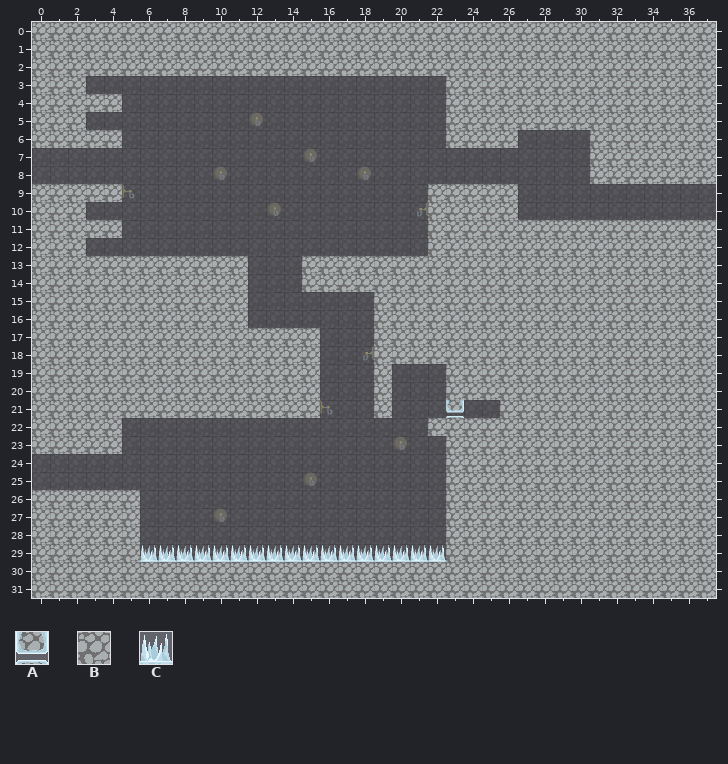
Two versions of a level (Tiled map, TiledMaps/room3-3.tmx). Above is the file before it was changed.
Cells are 32x32 px. Shown: x 0..37, y 0..31.
Key: from "tilemap": A 7, B 10, C 51.
_ is an empty cell.
Layers that did not change in this view are not listed.
Layer "foreground" before, first column x 0:
 0 BBBBBBBBBBBBBBBBBBBBBBBBBBBBBBBBBBBBBB
 1 BBBBBBBBBBBBBBBBBBBBBBBBBBBBBBBBBBBBBB
 2 BBBBBBBBBBBBBBBBBBBBBBBBBBBBBBBBBBBBBB
 3 BBB____________________BBBBBBBBBBBBBBB
 4 BBBBB__________________BBBBBBBBBBBBBBB
 5 BBB____________________BBBBBBBBBBBBBBB
 6 BBBBB__________________BBBB____BBBBBBB
 7 _______________________________BBBBBBB
 8 _______________________________BBBBBBB
 9 BBBBB_________________BBBBB___________
10 BBB___________________BBBBB___________
11 BBBBB_________________BBBBBBBBBBBBBBBB
12 BBB___________________BBBBBBBBBBBBBBBB
13 BBBBBBBBBBBB___BBBBBBBBBBBBBBBBBBBBBBB
14 BBBBBBBBBBBB___BBBBBBBBBBBBBBBBBBBBBBB
15 BBBBBBBBBBBB_______BBBBBBBBBBBBBBBBBBB
16 BBBBBBBBBBBB_______BBBBBBBBBBBBBBBBBBB
17 BBBBBBBBBBBBBBBB___BBBBBBBBBBBBBBBBBBB
18 BBBBBBBBBBBBBBBB___BBBBBBBBBBBBBBBBBBB
19 BBBBBBBBBBBBBBBB___B___BBBBBBBBBBBBBBB
20 BBBBBBBBBBBBBBBB___B___BBBBBBBBBBBBBBB
21 BBBBBBBBBBBBBBBB___B___A__BBBBBBBBBBBB
22 BBBBB_________________BBBBBBBBBBBBBBBB
23 BBBBB__________________BBBBBBBBBBBBBBB
24 _______________________BBBBBBBBBBBBBBB
25 _______________________BBBBBBBBBBBBBBB
26 BBBBBB_________________BBBBBBBBBBBBBBB
27 BBBBBB_________________BBBBBBBBBBBBBBB
28 BBBBBB_________________BBBBBBBBBBBBBBB
29 BBBBBBCCCCCCCCCCCCCCCCCBBBBBBBBBBBBBBB
30 BBBBBBBBBBBBBBBBBBBBBBBBBBBBBBBBBBBBBB
31 BBBBBBBBBBBBBBBBBBBBBBBBBBBBBBBBBBBBBB
Now the later version:
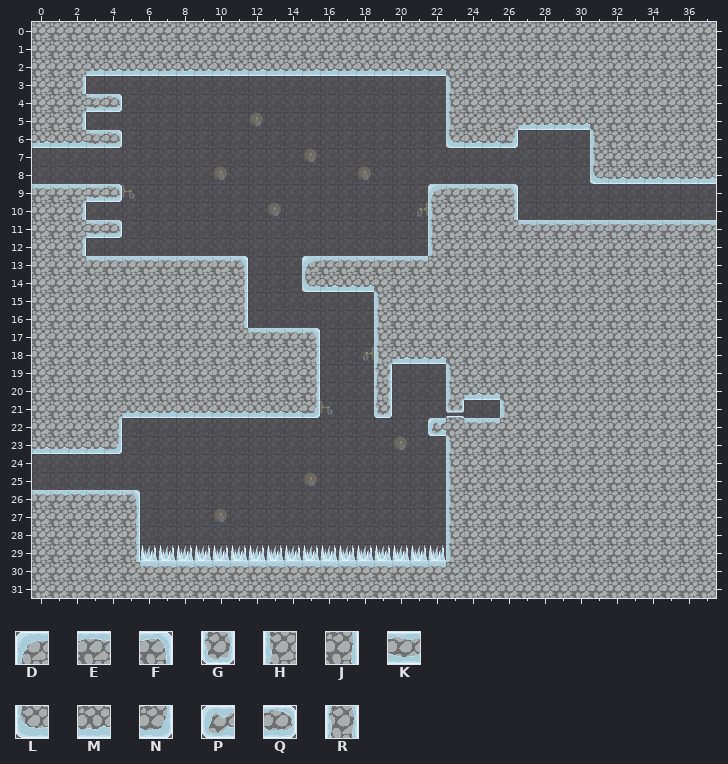
Further tiles: from "tilemap": D 3, E 4, F 5, G 6, H 9, J 11, K 12, L 15, M 16, N 17, P 18, Q 20, R 25.
The edit:
Changed rows in their new state; . is an unchanged cell.
Layer "foreground":
first column x 0:
 2 ...MMMMMMMMMMMMMMMMMMMM...............
 3 ..J....................H..............
 4 ...KQ..................H..............
 5 ..J....................H...MMMM.......
 6 MMMKQ..................LMMN....H......
 7 ...............................H......
 8 ...............................LMMMMMM
 9 EEEKQ.................DEEEF...........
10 ..J...................H...J...........
11 ...KQ.................H....EEEEEEEEEEE
12 ..J...................H...............
13 ...EEEEEEEEF...DEEEEEE................
14 ...........J...LMMM...................
15 ...........J.......H..................
16 ...........J.......H..................
17 ............EEEF...H..................
18 ...............J...HMMM...............
19 ...............J...R...H..............
20 ...............J...R...HMM............
21 .....MMMMMMMMMMN...G......H...........
22 ....J.................P.EE............
23 MMMMN..................H..............
24 .......................H..............
25 .......................H..............
26 EEEEEF.................H..............
27 .....J.................H..............
28 .....J.................H..............
29 .....J.................H..............
30 ......EEEEEEEEEEEEEEEEE...............
Pixel boxes of the changes (left, top, right, bottom) in both pictures:
changed: (32, 63, 716, 184)
changed: (32, 184, 716, 567)
